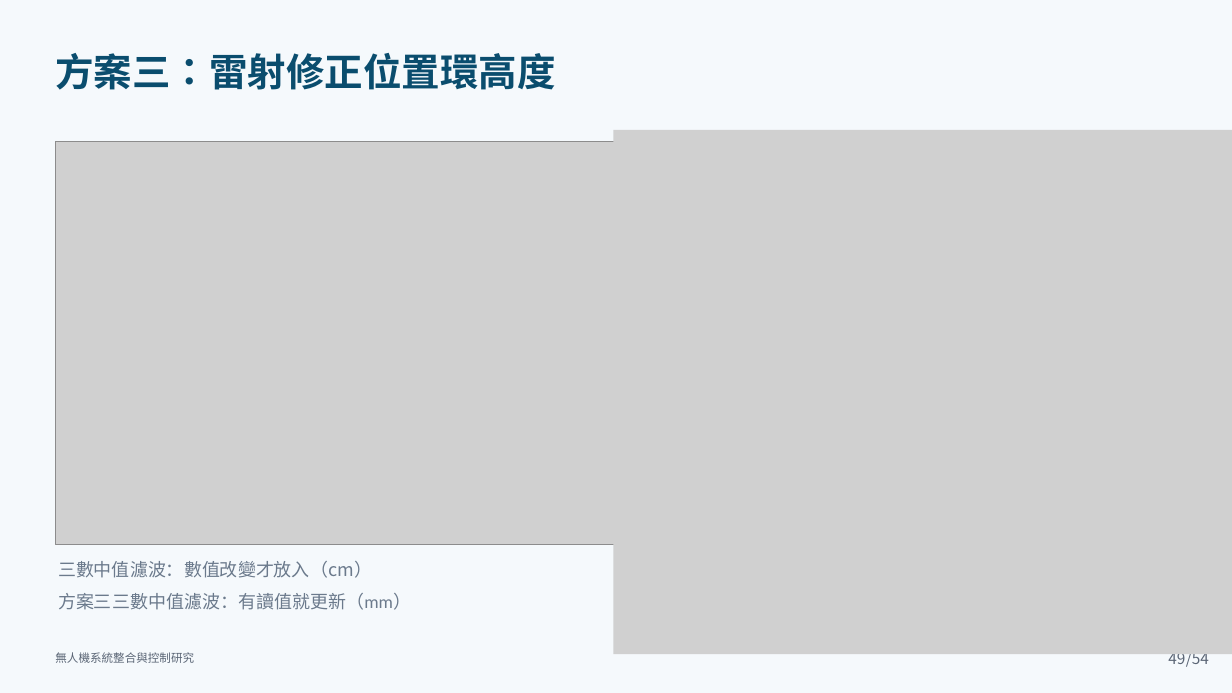
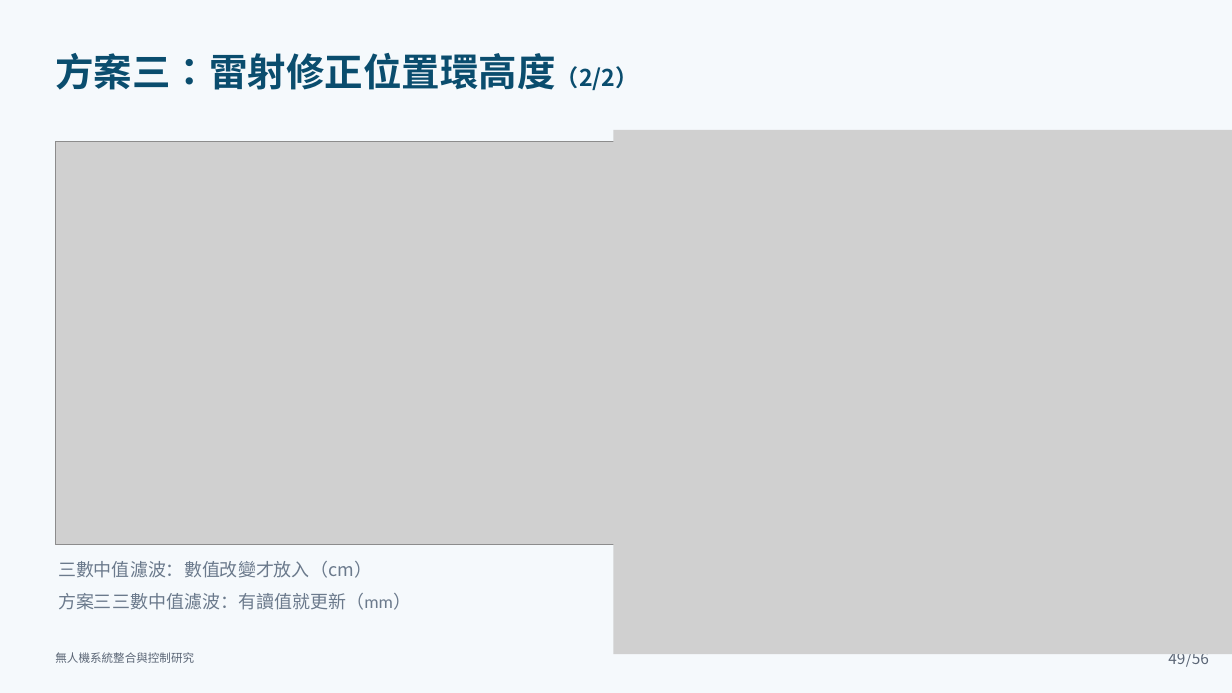
Before and after one commit to lingken1028/-, a slide deck: slide 49 of 無人機系統整合與控制研究_口試簡報 (2).pptx. Drawn at 1232x693 pixels with LibreOffice and Linux fonts; fonts in the diff are those of the drawing; grey boxes stand for pictures. Boxes give left, top, right and bottom in pixels: in the first picture for what was removed or moved away, otherwise in the second. Text is boxed around its words. In the diff, an @@ line names an element or a change of style, - is before the commit and + after.

```diff
--- a/無人機系統整合與控制研究_口試簡報 (2).pptx
+++ b/無人機系統整合與控制研究_口試簡報 (2).pptx
@@ text at (x1=55, y1=53, x2=638, y2=90): text changed @@
-方案三：雷射修正位置環高度
+方案三：雷射修正位置環高度（2/2）
@@ text at (x1=1186, y1=654, x2=1209, y2=667): text changed @@
-/54
+/56
```
Also in this commit, not shown: 55 other slides changed.
